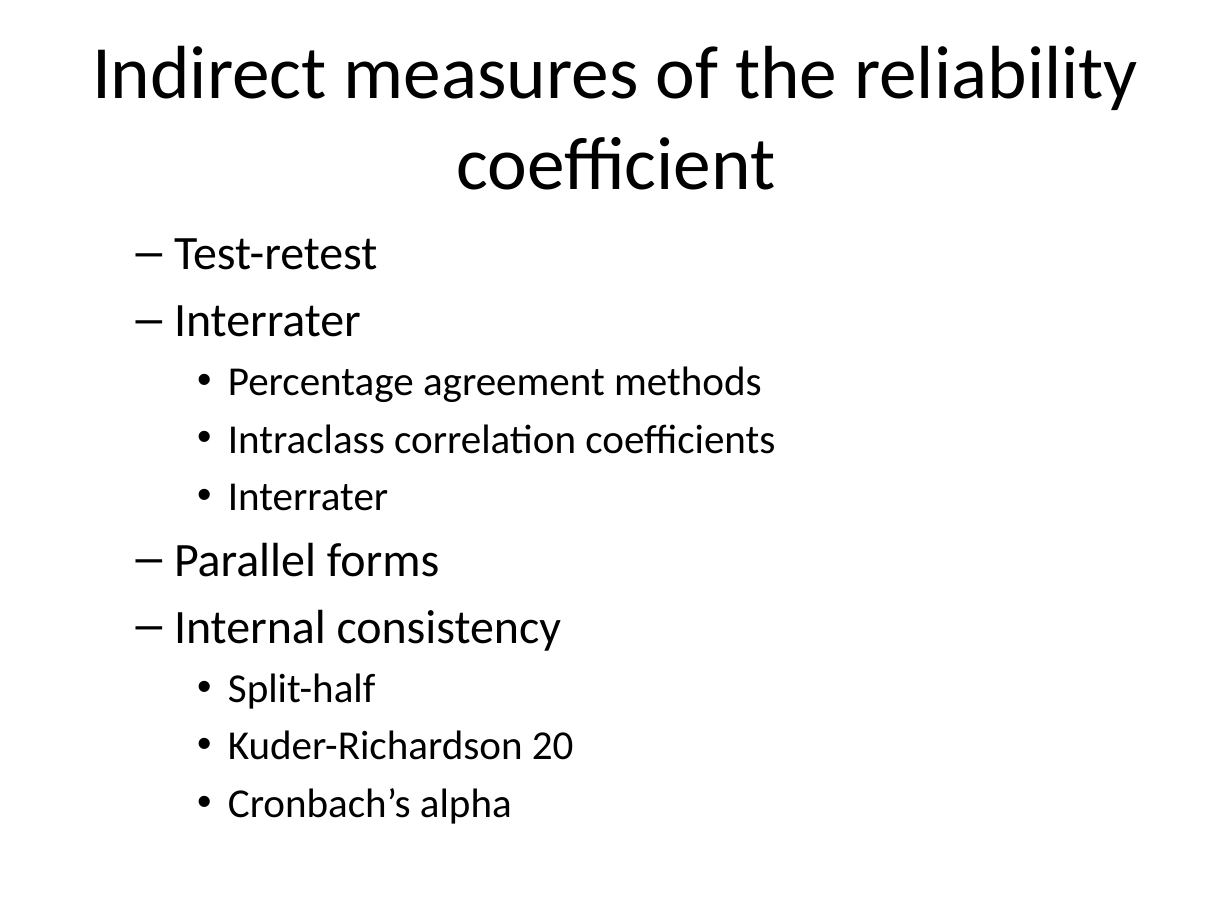
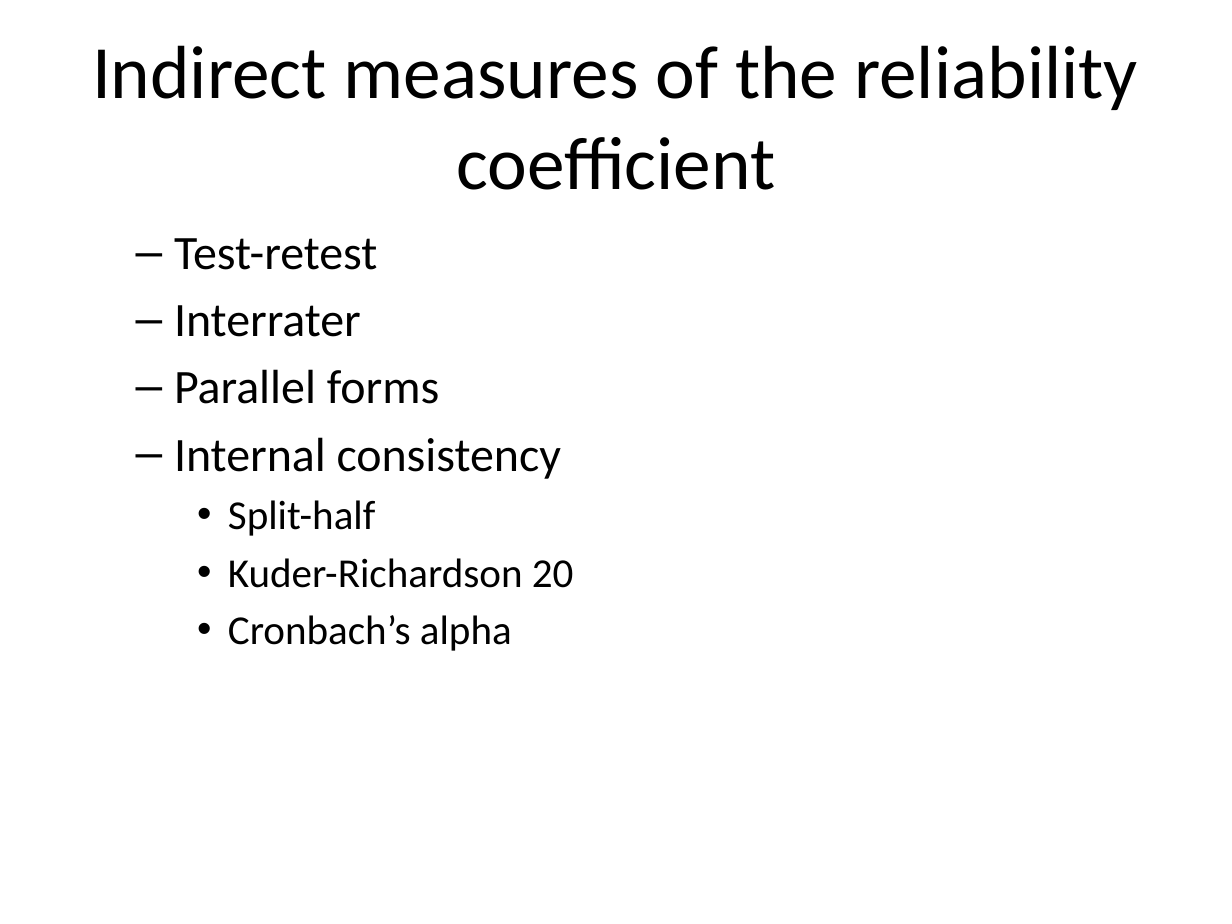
Before and after one commit to classes-medb/5510, a slide deck: slide 10 of src/video-09-validity.pptx (slide 12 before the commit). Drawn at 1232x924 pixels with LibreOffice and Linux fonts; fonts in the diff are those of the drawing. Boxes give left, top, right and bottom in pixels: in the first picture for what was removed or moved away, otherwise in the second. Text is boxed around its words. In the diff, an @@ line names an element or a change of style, - is before the commit and + after.

```diff
--- a/src/video-09-validity.pptx
+++ b/src/video-09-validity.pptx
@@ text at <box>174,305,775,454</box>: paragraphs removed @@
-  – Interrater
-    • Percentage agreement methods
-    • Intraclass correlation coefficients
@@ text at <box>174,305,361,337</box>: size 24 to 28 pt in "Interrater"; bullet • to –; list level 3 to 2 in "Interrater" @@
```
Also in this commit, not shown: 4 other slides changed, 3 slides added, 5 slides removed, 4 other files.
